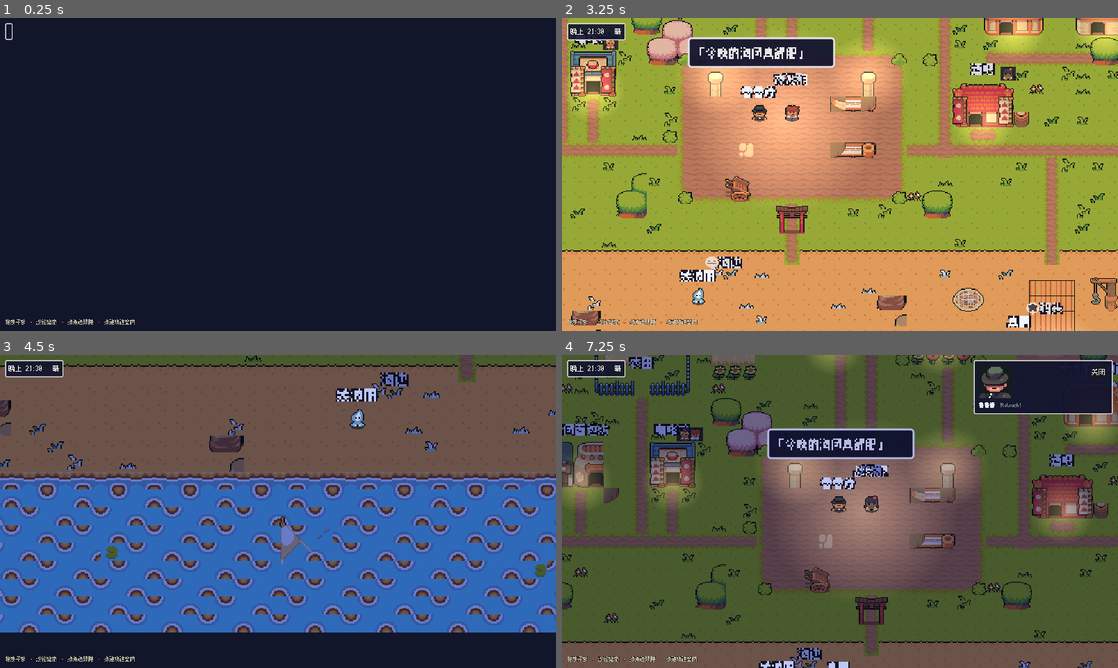
Above: before the commit, frames 1-4 (two rows, left to right).
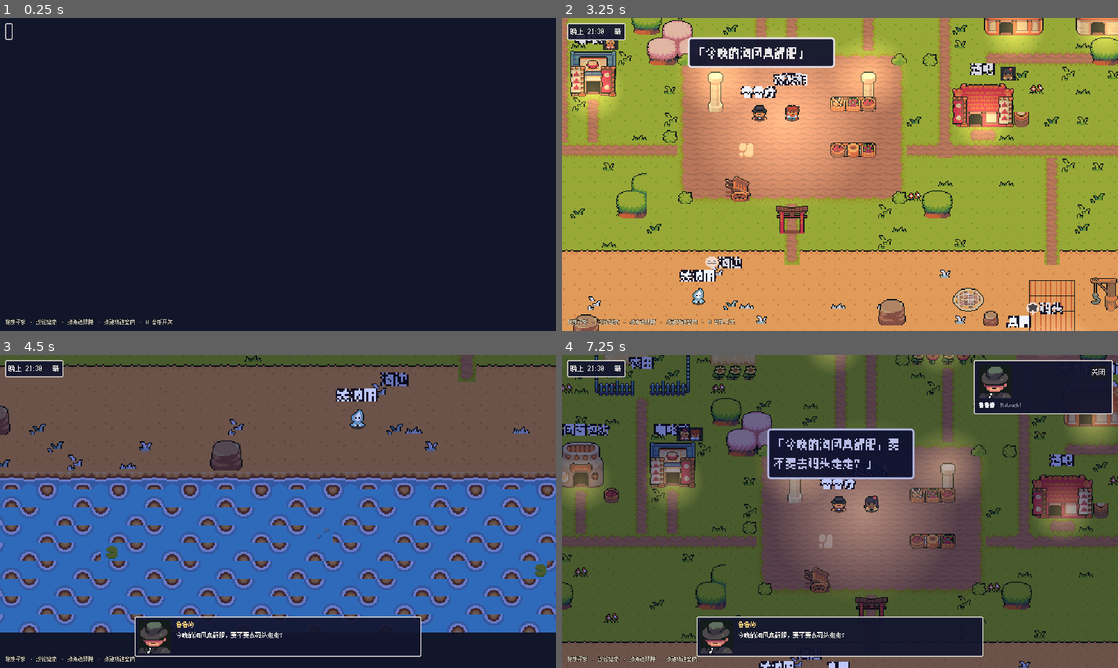
Above: after the commit, the same moments.

Repository: Oldcircle/anima
Game: Godot game, scene res://Main.tscn
Same seed, same stepped clock (60 frames per second), same inputs: the game is played once before the commit and once after it.
Inputs (mouse positions are in pixels of both pictures, inside the frame that each line leads up to):
- Up to frame 1 (0.25 s): no input
- Up to frame 2 (3.25 s): tap Enter at 0.5, 2 s; move the mouse to (962, 158) at 0.52 s; tap M at 0.6, 2.1 s; click (962, 158) at 0.67 s; tap Space at 1.25, 2.75 s; drag from (728, 190) to (812, 237) at 1.27 s; move the mouse to (895, 105) at 2.02 s; click (895, 105) at 2.17 s; drag from (812, 237) to (673, 127) at 2.77 s
- Up to frame 3 (4.5 s): drag from (33, 411) to (227, 448) at 3.52 s; click "← 返回小镇 (ESC)" at 4.25 s
- Up to frame 4 (7.25 s): drag from (984, 442) to (701, 630) at 5.02 s; click "← 返回小镇 (ESC)" at 5.75 s; move the mouse to (762, 448) at 6.52 s; tap M at 6.6 s; click (762, 448) at 6.67 s; tap Escape at 7.15 s

The runs differ from the first frame. In frame 1, less than 0.1% of the frame differs, in the area x 25-32%, y 96-98%; in frame 2, 2.2%; in frame 3, 4.4%; in frame 4, 10%, in the area x 0-98%, y 0-100%.

Commit message:
fix(godot): 修复全部半截贴图 + BGM/天气特效/JRPG 底部对话框
贴图修复（全图切块自检逐一定位）：
- 杂货店 region 实为 4 格宽（此前裁 3 格切掉右列菜摊）
- 面包坊实际在图集 23..25（此前从 22 起裁，左混杂货店右切自身）
- 门前/摊位食物篮改用完整 1x1 篮子（此前用的是 2x2 大面包的碎块）
- 石柱灯改 1x3 含底座；海滩礁石改完整单块圆岩；移除孤立的帆（组合件单摆像破图）
- 集市货物摆上桌面；咖啡馆室内移除易混淆的中央地毯

新增完整度：
- BGM：白天 Calm Village / 夜晚 Chill 自动切换（CC0），M 键开关
- 天气特效：rainy/stormy 雨幕粒子、snowy 雪花、cloudy 压暗，天气中文显示
- JRPG 底部对话框：台词显示像素头像 + 名字 + 内容，7 秒自动隐藏
- README 记录图集裁片验证的坑（新 region 必须先放大确认边界）

Co-Authored-By: Claude Fable 5 <noreply@anthropic.com>

Diff:
--- a/godot/Main.gd
+++ b/godot/Main.gd
@@ -32,6 +32,16 @@
 
 const ZOOM_MIN := 1.2
 const ZOOM_MAX := 4.0
+
+# 天气英文枚举（后端 Weather 类型）→ 中文显示 / 特效
+const WEATHER_CN := {
+	"sunny": "晴", "cloudy": "多云", "rainy": "雨", "stormy": "暴雨", "snowy": "雪",
+}
+const WEATHER_DIM := {
+	"sunny": 0.0, "cloudy": 0.12, "rainy": 0.18, "stormy": 0.3, "snowy": 0.06,
+}
+const BGM_DAY := "res://assets/ninja_adventure/music/calm_village.ogg"
+const BGM_NIGHT := "res://assets/ninja_adventure/music/chill.ogg"
 
 @onready var net: Node = $Net
 
@@ -57,6 +67,17 @@
 var _got_snapshot := false
 var _net_open := false
 var _time_key := ""
+var _bgm: AudioStreamPlayer
+var _bgm_path := ""
+var _rain: CPUParticles2D
+var _snow: CPUParticles2D
+var _dim: ColorRect
+var _weather := ""
+var _dialog: PanelContainer
+var _dialog_face: TextureRect
+var _dialog_name: Label
+var _dialog_text: Label
+var _dialog_timer: SceneTreeTimer
 
 func _ready() -> void:
 	get_viewport().physics_object_picking = true
@@ -89,6 +110,11 @@
 
 	_detail = DetailPanel.new()
 	add_child(_detail)
+
+	_bgm = AudioStreamPlayer.new()
+	_bgm.volume_db = -14.0
+	_bgm.bus = "Master"
+	add_child(_bgm)
 
 	net.connected.connect(func():
 		_net_open = true
@@ -119,7 +145,7 @@
 	panel.add_child(_clock)
 
 	_hint = Label.new()
-	_hint.text = "拖拽平移 · 滚轮缩放 · 点角色跟随 · 点建筑进室内"
+	_hint.text = "拖拽平移 · 滚轮缩放 · 点角色跟随 · 点建筑进室内 · M 音乐开关"
 	_hint.add_theme_font_size_override("font_size", 12)
 	_hint.add_theme_color_override("font_color", Color(0.9, 0.88, 0.8, 0.75))
 	_hint.add_theme_color_override("font_outline_color", Color(0, 0, 0, 0.6))
@@ -152,6 +178,100 @@
 	_banner_lbl.add_theme_font_size_override("font_size", 14)
 	_banner_lbl.add_theme_color_override("font_color", Color("ffe9a8"))
 	_banner.add_child(_banner_lbl)
+
+	_build_weather(layer)
+	_build_dialog(layer)
+
+func _build_weather(layer: CanvasLayer) -> void:
+	# 全屏遮罩：阴天/雨天压暗
+	_dim = ColorRect.new()
+	_dim.color = Color(0.02, 0.03, 0.1, 0.0)
+	_dim.set_anchors_preset(Control.PRESET_FULL_RECT)
+	_dim.mouse_filter = Control.MOUSE_FILTER_IGNORE
+	layer.add_child(_dim)
+	# 雨（屏幕空间粒子，斜落）
+	_rain = CPUParticles2D.new()
+	_rain.position = Vector2(600, -24)
+	_rain.amount = 260
+	_rain.lifetime = 1.1
+	_rain.emission_shape = CPUParticles2D.EMISSION_SHAPE_RECTANGLE
+	_rain.emission_rect_extents = Vector2(760, 8)
+	_rain.direction = Vector2(0.18, 1)
+	_rain.spread = 2.0
+	_rain.gravity = Vector2(0, 0)
+	_rain.initial_velocity_min = 720.0
+	_rain.initial_velocity_max = 900.0
+	_rain.scale_amount_min = 2.2
+	_rain.scale_amount_max = 3.2
+	_rain.color = Color(0.66, 0.78, 1.0, 0.72)
+	_rain.emitting = false
+	layer.add_child(_rain)
+	# 雪（慢飘）
+	_snow = CPUParticles2D.new()
+	_snow.position = Vector2(640, -16)
+	_snow.amount = 140
+	_snow.lifetime = 7.0
+	_snow.emission_shape = CPUParticles2D.EMISSION_SHAPE_RECTANGLE
+	_snow.emission_rect_extents = Vector2(700, 8)
+	_snow.direction = Vector2(0.05, 1)
+	_snow.spread = 12.0
+	_snow.gravity = Vector2(0, 6)
+	_snow.initial_velocity_min = 80.0
+	_snow.initial_velocity_max = 130.0
+	_snow.scale_amount_min = 2.0
+	_snow.scale_amount_max = 3.0
+	_snow.color = Color(1, 1, 1, 0.8)
+	_snow.emitting = false
+	layer.add_child(_snow)
+
+func _build_dialog(layer: CanvasLayer) -> void:
+	# JRPG 底部对话框：头像 + 名字 + 台词（最近一条 talk）
+	_dialog = PanelContainer.new()
+	_dialog.add_theme_stylebox_override("panel", _jrpg_box())
+	_dialog.anchor_left = 0.5
+	_dialog.anchor_right = 0.5
+	_dialog.anchor_top = 1.0
+	_dialog.anchor_bottom = 1.0
+	_dialog.offset_left = -330
+	_dialog.offset_right = 330
+	_dialog.offset_top = -118
+	_dialog.offset_bottom = -40
+	_dialog.visible = false
+	layer.add_child(_dialog)
+	var hb := HBoxContainer.new()
+	hb.add_theme_constant_override("separation", 12)
+	_dialog.add_child(hb)
+	_dialog_face = TextureRect.new()
+	_dialog_face.custom_minimum_size = Vector2(76, 76)
+	_dialog_face.stretch_mode = TextureRect.STRETCH_KEEP_ASPECT_CENTERED
+	_dialog_face.texture_filter = CanvasItem.TEXTURE_FILTER_NEAREST
+	hb.add_child(_dialog_face)
+	var vb := VBoxContainer.new()
+	vb.size_flags_horizontal = Control.SIZE_EXPAND_FILL
+	hb.add_child(vb)
+	_dialog_name = Label.new()
+	_dialog_name.add_theme_font_size_override("font_size", 14)
+	_dialog_name.add_theme_color_override("font_color", Color("ffd27a"))
+	vb.add_child(_dialog_name)
+	_dialog_text = Label.new()
+	_dialog_text.add_theme_font_size_override("font_size", 14)
+	_dialog_text.add_theme_color_override("font_color", Color("f5f0e8"))
+	_dialog_text.autowrap_mode = TextServer.AUTOWRAP_WORD_SMART
+	_dialog_text.size_flags_vertical = Control.SIZE_EXPAND_FILL
+	vb.add_child(_dialog_text)
+
+func _show_dialog(char_id: String, display_name: String, text: String) -> void:
+	var face := "res://assets/ninja_adventure/characters/%s/Faceset.png" % _skin_for(char_id)
+	_dialog_face.texture = load(face) if ResourceLoader.exists(face) else null
+	_dialog_name.text = display_name
+	_dialog_text.text = text
+	_dialog.visible = true
+	_dialog_timer = get_tree().create_timer(7.0)
+	var this_timer := _dialog_timer
+	this_timer.timeout.connect(func() -> void:
+		if _dialog_timer == this_timer:   # 没被更新的对话顶掉才隐藏
+			_dialog.visible = false
+	)
 
 func _jrpg_box() -> StyleBoxFlat:
 	var sb := StyleBoxFlat.new()
@@ -187,9 +307,11 @@
 			_follow = null
 		_cam.position -= event.relative / _cam.zoom.x
 		_clamp_cam()
-	elif event is InputEventKey and event.pressed and event.keycode == KEY_ESCAPE:
-		if _space != "town":
+	elif event is InputEventKey and event.pressed:
+		if event.keycode == KEY_ESCAPE and _space != "town":
 			_exit_room()
+		elif event.keycode == KEY_M:
+			_bgm.playing = not _bgm.playing   # M 键开关音乐
 
 func _zoom_at(screen_pos: Vector2, factor: float) -> void:
 	var z: float = clampf(_cam.zoom.x * factor, ZOOM_MIN, ZOOM_MAX)
@@ -278,12 +400,14 @@
 	if _got_snapshot:
 		return
 	print("[Main] 未连后端 → 离线演示（假数据，仅预览美术）")
-	var demo_time := "上午 10:00" if "--day" in OS.get_cmdline_user_args() else "晚上 21:30"
+	var args := OS.get_cmdline_user_args()
+	var demo_time := "上午 10:00" if "--day" in args else "晚上 21:30"
+	var demo_weather := "rainy" if "--rain" in args else "sunny"
 	_on_snapshot({
 		"locations": _town.demo_locations(),
 		"characters": _demo_characters(),
 		"formattedTime": demo_time,
-		"weather": "晴",
+		"weather": demo_weather,
 	})
 	if _views.has("asuka"): _views["asuka"].say("客人真多，忙不过来了！", "thought")
 	if _views.has("lelouch"): _views["lelouch"].say("「今晚的海风真舒服」", "talk")
@@ -297,7 +421,9 @@
 			if c["id"] == "shinji": c["locationId"] = "beach"      # 码头 → 沙滩（栈桥寻路）
 			if c["id"] == "senjougahara": c["locationId"] = "plaza" # 室内 → 小镇
 		_on_tick({"tick": "demo", "formattedTime": _clock.text.split("   ")[0],
-			"weather": "晴", "characters": chars, "events": []})
+			"weather": _weather, "characters": chars,
+			"events": [{"characterId": "lelouch", "action": "talk",
+				"args": {"message": "今晚的海风真舒服，要不要去码头走走？"}}]})
 	)
 
 func _demo_characters() -> Array:
@@ -429,6 +555,9 @@
 			var msg := str(args.get("message", "")) if args is Dictionary else ""
 			if msg != "":
 				v.say("「%s」" % msg, "talk")
+				var cid := str(e.get("characterId", ""))
+				var cname := str(_last_chars.get(cid, {}).get("name", cid))
+				_show_dialog(cid, cname, msg)
 				talks += 1
 				continue
 		var thought = e.get("thought", null)
@@ -439,8 +568,20 @@
 
 func _update_clock(data: Dictionary) -> void:
 	var formatted := str(data.get("formattedTime", "?"))
-	_clock.text = "%s   %s" % [formatted, data.get("weather", "?")]
+	var weather := str(data.get("weather", ""))
+	_clock.text = "%s   %s" % [formatted, WEATHER_CN.get(weather, weather)]
 	_apply_time_of_day(formatted)
+	_apply_weather(weather)
+
+func _apply_weather(weather: String) -> void:
+	if weather == _weather:
+		return
+	_weather = weather
+	_rain.emitting = weather in ["rainy", "stormy"]
+	_rain.amount = 460 if weather == "stormy" else 260
+	_snow.emitting = weather == "snowy"
+	var dim: float = WEATHER_DIM.get(weather, 0.0)
+	create_tween().tween_property(_dim, "color:a", dim, 1.0)
 
 func _apply_time_of_day(formatted: String) -> void:
 	var key := "day"
@@ -456,3 +597,14 @@
 	tw.tween_property(_town, "modulate", tint[0], 1.2)
 	tw.tween_property(_chars_root, "modulate", tint[1], 1.2)
 	_lights.visible = tint[2]
+	_play_bgm(BGM_NIGHT if tint[2] else BGM_DAY)
+
+func _play_bgm(path: String) -> void:
+	if _bgm_path == path or "--shot" in OS.get_cmdline_user_args():
+		return
+	_bgm_path = path
+	var stream: AudioStream = load(path)
+	if stream is AudioStreamOggVorbis:
+		stream.loop = true
+	_bgm.stream = stream
+	_bgm.play()
--- a/godot/world/Town.gd
+++ b/godot/world/Town.gd
@@ -78,15 +78,16 @@
 const R_INN := ["TilesetHouse", 26, 0, 3, 3]
 const R_BAR := ["TilesetHouse", 12, 0, 4, 3]
 const R_CAFE := ["TilesetHouse", 16, 0, 3, 3]
-const R_SHOP := ["TilesetHouse", 19, 0, 3, 3]
-const R_BAKERY := ["TilesetHouse", 22, 0, 3, 3]
+const R_SHOP := ["TilesetHouse", 19, 0, 4, 3]       # 杂货店实际 4 格宽（含菜摊）
+const R_BAKERY := ["TilesetHouse", 23, 0, 3, 3]     # 圆顶点心铺在 23..25
 const R_LIBRARY := ["TilesetHouse", 25, 10, 4, 4]
 const R_TORII := ["TilesetHouse", 0, 5, 3, 2]
-const R_PILLAR := ["TilesetHouse", 0, 15, 1, 2]
+const R_PILLAR := ["TilesetHouse", 0, 15, 1, 3]     # 石柱含底座共 3 格高
 const R_NOREN_A := ["TilesetHouse", 22, 20, 1, 2]
 const R_NOREN_B := ["TilesetHouse", 23, 20, 1, 2]
-const R_BASKET := ["TilesetHouse", 20, 12, 1, 1]
-const R_BREAD := ["TilesetHouse", 19, 13, 1, 1]
+const R_BASKET := ["TilesetHouse", 18, 13, 1, 1]    # 红果篮（完整 1x1）
+const R_BREAD := ["TilesetHouse", 20, 14, 1, 1]     # 面包篮（完整 1x1）
+const R_VEG := ["TilesetHouse", 19, 14, 1, 1]       # 菜篮（完整 1x1）
 const R_BARREL := ["TilesetHouse", 16, 15, 1, 1]
 
 const R_PINE_BIG := ["TilesetNature", 0, 2, 4, 3]
@@ -96,7 +97,8 @@
 const R_GREEN_WIDE := ["TilesetNature", 16, 2, 4, 3]
 const R_TREE_S := ["TilesetNature", 0, 0, 2, 2]
 const R_PINE_S := ["TilesetNature", 2, 0, 2, 2]
-const R_ROCK := ["TilesetNature", 12, 7, 2, 2]
+const R_ROCK := ["TilesetNature", 13, 8, 2, 2]      # 完整单块圆岩
+const R_ROCK_S := ["TilesetNature", 15, 9, 1, 1]
 const R_BUSH := ["TilesetNature", 0, 10, 1, 1]
 const R_BUSH2 := ["TilesetNature", 2, 10, 1, 1]
 const R_SUNFLOWER := ["TilesetNature", 0, 11, 1, 1]
@@ -134,7 +136,7 @@
 	"farm":              {"stand": Vector2i(19, 9)},
 	"library":           {"bldg": R_LIBRARY, "at": Vector2i(30, 2), "stand": Vector2i(32, 7)},
 	"flower_shop":       {"bldg": R_HOUSE_BEIGE, "at": Vector2i(37, 3), "stand": Vector2i(39, 7)},
-	"shop":              {"bldg": R_SHOP, "at": Vector2i(8, 12), "stand": Vector2i(9, 16)},
+	"shop":              {"bldg": R_SHOP, "at": Vector2i(8, 12), "stand": Vector2i(10, 16)},
 	"bakery":            {"bldg": R_BAKERY, "at": Vector2i(14, 12), "stand": Vector2i(15, 16)},
 	"cafe":              {"bldg": R_CAFE, "at": Vector2i(20, 12), "stand": Vector2i(21, 16)},
 	"plaza":             {"stand": Vector2i(34, 16)},
@@ -152,7 +154,7 @@
 
 # ---- 室内房间（尺寸含墙；wall = 9 宫格变体基点，floor = 地板 tile）----
 const ROOMS := {
-	"cafe":         {"size": Vector2i(14, 9), "wall": WALL_ORANGE, "floor": FLOOR_BRICK, "rug": RUG_TAN},
+	"cafe":         {"size": Vector2i(14, 9), "wall": WALL_ORANGE, "floor": FLOOR_BRICK},
 	"bar":          {"size": Vector2i(13, 9), "wall": WALL_BROWN, "floor": FLOOR_DARK},
 	"library":      {"size": Vector2i(16, 11), "wall": WALL_GREEN, "floor": FLOOR_PLANK, "rug": RUG_GREEN},
 	"shop":         {"size": Vector2i(12, 9), "wall": WALL_TAN, "floor": FLOOR_PLANK},
@@ -463,7 +465,7 @@
 	seg_v.call(34, 6, 25)          # 中轴：图书馆西侧 → 广场 → 鸟居 → 海滩
 	seg_v.call(32, 6, 11)          # 图书馆门前
 	seg_v.call(39, 7, 11)          # 花店门前
-	seg_v.call(9, 15, 17)          # 杂货店
+	seg_v.call(10, 15, 17)         # 杂货店
 	seg_v.call(15, 15, 17)         # 面包坊
 	seg_v.call(21, 15, 17)         # 咖啡馆
 	seg_v.call(19, 9, 17)          # 农田 → 主街
@@ -655,12 +657,12 @@
 	_stamp_block(R_ROCK, Vector2i(64, 27))
 	_sprite_px(PROP_DIR + "FishNetFull.png", Vector2(45 * TILE, 27.5 * TILE))
 	_mark_solid(Rect2i(45, 27, 2, 2))
+	_stamp_at(R_ROCK_S, Vector2i(47, 29))
 	_sprite_px(PROP_DIR + "Crane.png", Vector2(54 * TILE, 26.8 * TILE))
 	_mark_solid(Rect2i(54, 27, 2, 2))
 	_stamp_block(R_BOAT_S, Vector2i(46, 32))
 	var boat := _sprite_px(PROP_DIR + "Boat.png", Vector2(55 * TILE, 32 * TILE))
 	boat.z_index = 1
-	_sprite_px(PROP_DIR + "Sail.png", Vector2(24 * TILE, 33.5 * TILE))
 	_add_glow(Vector2((PIER_X + 1.5) * TILE, (WATER_Y + 2.0) * TILE), 64.0, Color("9fd0ff"), lights_parent)
 
 func _build_fence(r: Rect2i) -> void:
@@ -693,7 +695,7 @@
 	_stamp_block(R_BARREL, Vector2i(49, 16))
 	_stamp_block(R_BREAD, Vector2i(13, 15))   # 面包坊门前摆篮（bldg 14,12 3x3）
 	_stamp_block(R_BASKET, Vector2i(17, 15))
-	_stamp_block(R_BARREL, Vector2i(11, 13))  # 杂货店旁木桶（bldg 8,12 3x3）
+	_stamp_block(R_BARREL, Vector2i(12, 13))  # 杂货店旁木桶（bldg 8,12 4x3）
 
 func _build_plaza_props(lights_parent: Node2D) -> void:
 	_stamp_block(R_TORII, Vector2i(33, 22))
@@ -701,14 +703,16 @@
 	for x in [29, 39]:
 		_stamp_block(R_PILLAR, Vector2i(x, 13))
 		_add_glow(Vector2((x + 0.5) * TILE, 13.6 * TILE), 44.0, Color("ffd27a"), lights_parent)
-	# 集市摊位（东侧）：长桌 + 货物
+	# 集市摊位（东侧）：长桌 + 货物摆在桌面上
 	_stamp_at(F_COUNTER, Vector2i(37, 15))
 	_stamp_at(R_BREAD, Vector2i(37, 15))
+	_stamp_at(R_VEG, Vector2i(38, 15))
 	_stamp_at(R_BASKET, Vector2i(39, 15))
 	_mark_solid(Rect2i(37, 15, 3, 1))
 	_stamp_at(F_COUNTER, Vector2i(37, 18))
 	_stamp_at(R_BASKET, Vector2i(37, 18))
-	_stamp_at(F_JAR, Vector2i(39, 18))
+	_stamp_at(F_JAR, Vector2i(38, 18))
+	_stamp_at(R_VEG, Vector2i(39, 18))
 	_mark_solid(Rect2i(37, 18, 3, 1))
 	_stamp_block(R_CART, Vector2i(30, 20))
 	# 灌木 + 石子点缀
Binary file changed: godot/docs/shot_day.png
Binary file changed: godot/docs/shot_night.png
Not shown, changed: godot/README.md
Not shown, added: godot/assets/ninja_adventure/music/calm_village.ogg
Not shown, added: godot/assets/ninja_adventure/music/chill.ogg
